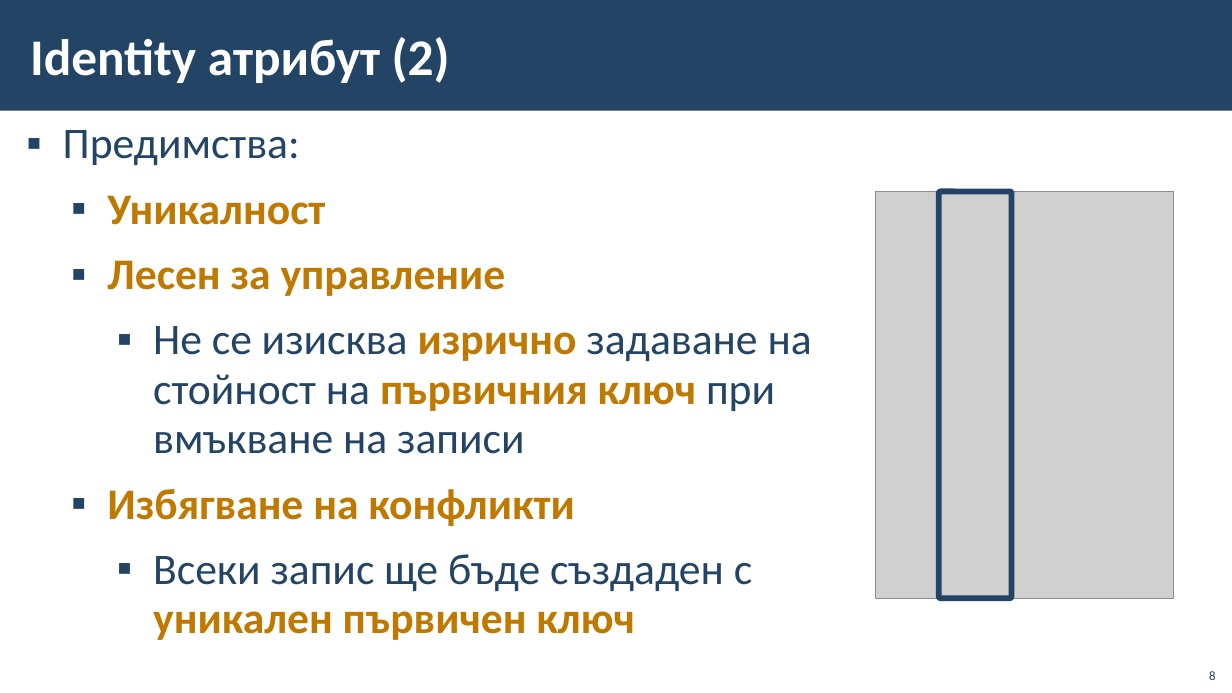
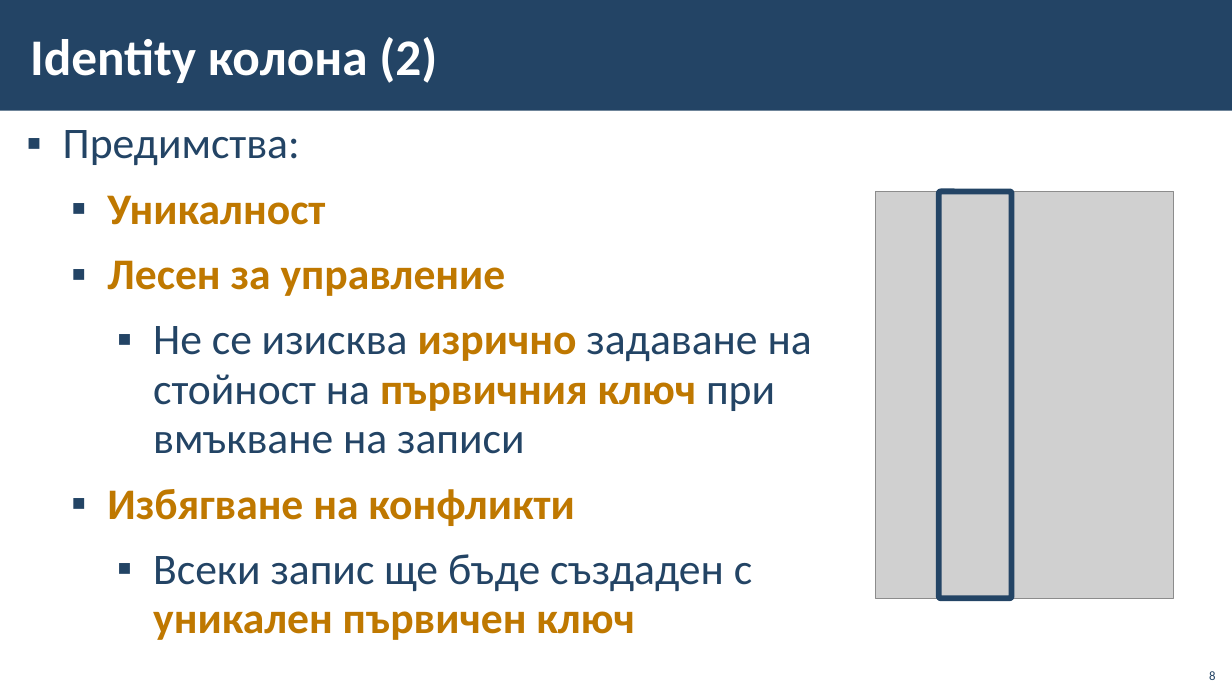
Before and after one commit to BG-IT-Edu/School-Programming, a slide deck: slide 8 of Courses/Software-Sciences/Module-3-Databases-New/07-Modeling-Databases/06-Modeling-Databases.pptx. Drawn at 1232x693 pixels with LibreOffice and Linux fonts; fonts in the diff are those of the drawing; grey boxes stand for pictures; background and template pictures are left out. Boxes give left, top, right and bottom in pixels: in the first picture for what was removed or moved away, otherwise in the second. Text is boxed around its words. In the diff, an @@ line names an element or a change of style, - is before the commit and + after.

```diff
--- a/Courses/Software-Sciences/Module-3-Databases-New/07-Modeling-Databases/06-Modeling-Databases.pptx
+++ b/Courses/Software-Sciences/Module-3-Databases-New/07-Modeling-Databases/06-Modeling-Databases.pptx
@@ title at box(30, 37, 437, 83): text changed @@
-Identity атрибут (2)
+Identity колона (2)
```
Also in this commit, not shown: 20 other slides changed, 1 slide added, 1 other file.
